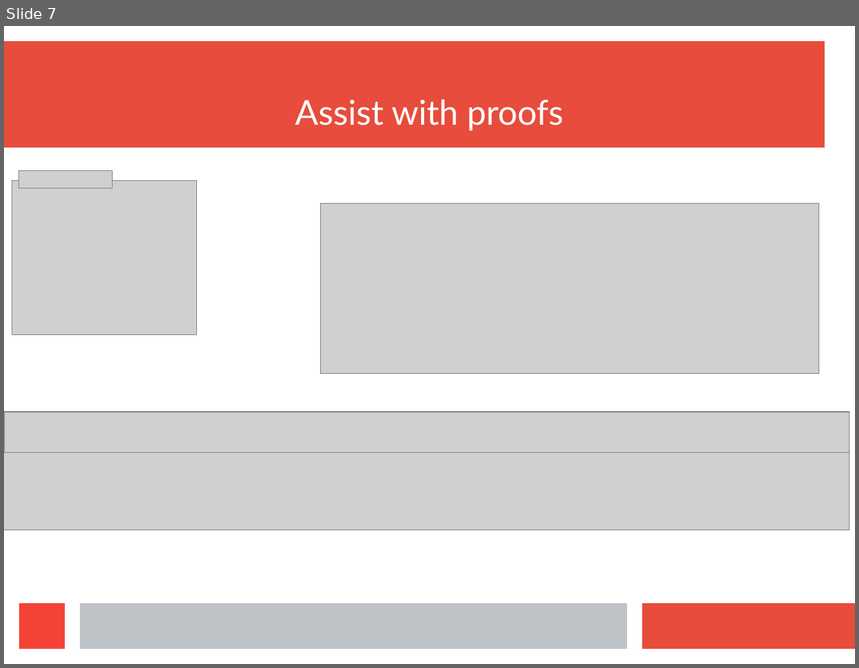
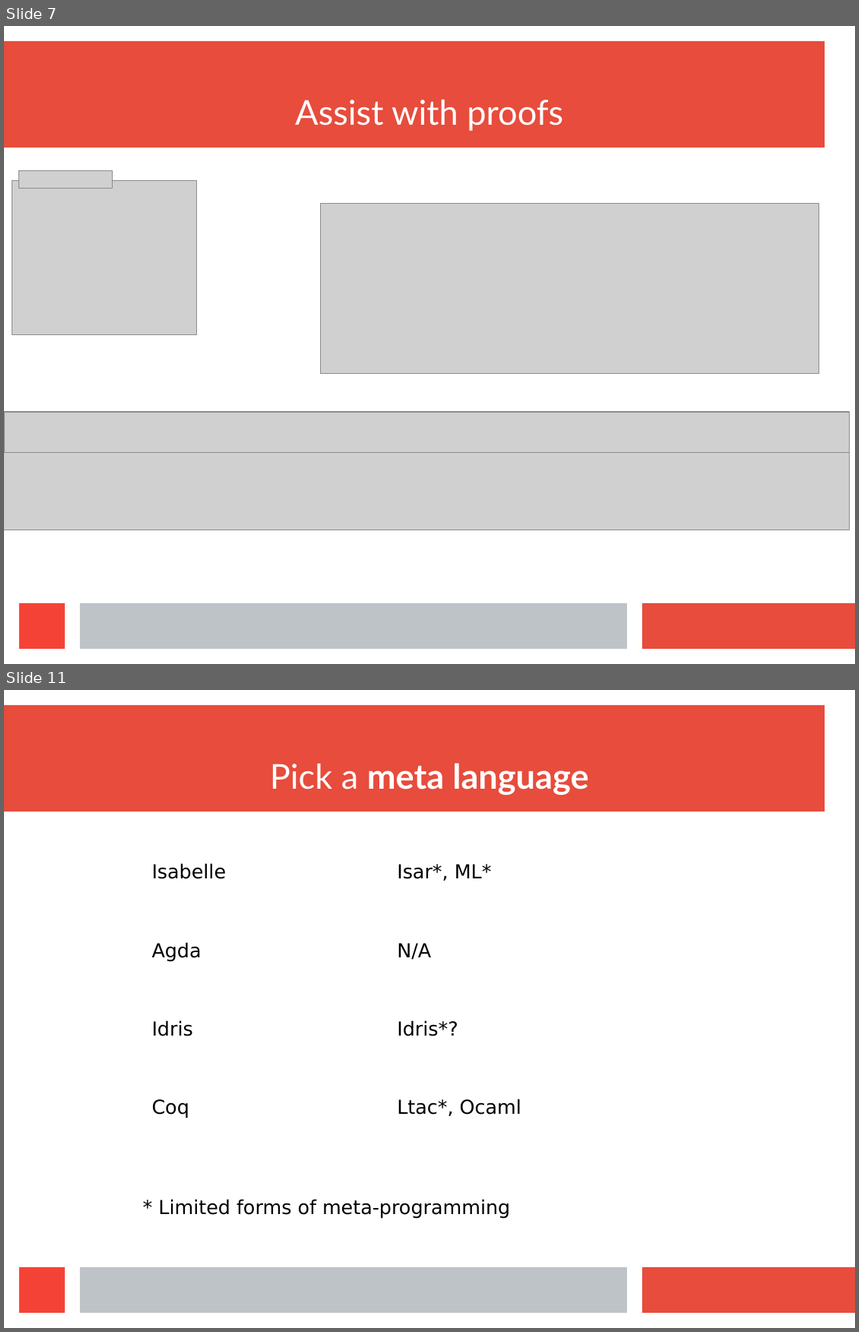
Before and after one commit to wilbowma/cur, a slide deck: hope-2016/slides.odp. Shown one above the other, each under a label of ours: slide 7 before the commit, slides 7 and 11 after it; the slides between them are not shown. The pictures are 859x668 and 859x1332 pixels, drawn with LibreOffice and Linux fonts; fonts in the diff are those of the drawing; grey boxes stand for pictures. Boxes give left, top, right and bottom in pixels: in the first picture for what was removed or moved away, otherwise in the second. Text is boxed around its words. In the diff, an @@ line names an element or a change of style, - is before the commit and + after.

```diff
--- a/hope-2016/slides.odp
+++ b/hope-2016/slides.odp
@@ slide 11 added at [4,690,855,1328], background #FFFFFF; not listed: 4 template elements that a slide beside it also shows @@
@@ title added at [270,763,588,795], 32 pt, text #FFFFFF, bold @@
+Pick a meta language
@@ table added at [145,858,636,1171], 4 rows, 2 columns @@
+Isabelle | Isar*, ML*
+Agda | N/A
+Idris | Idris*?
+Coq | Ltac*, Ocaml
@@ text added at [158,1199,510,1219], 18 pt, text #000000 @@
+* Limited forms of meta-programming
```
Also in this commit, not shown: 1 slide changed, 14 other slides added.
